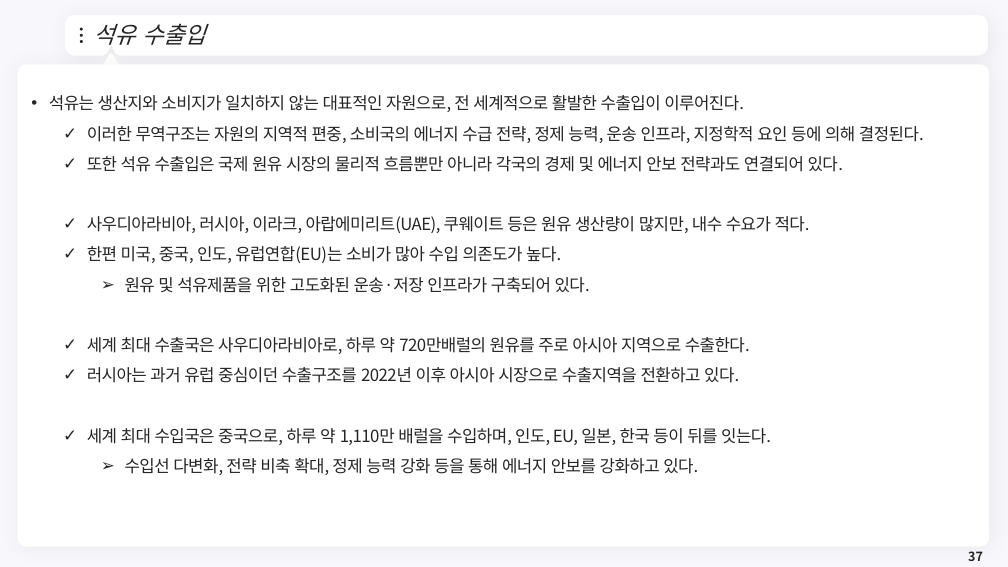
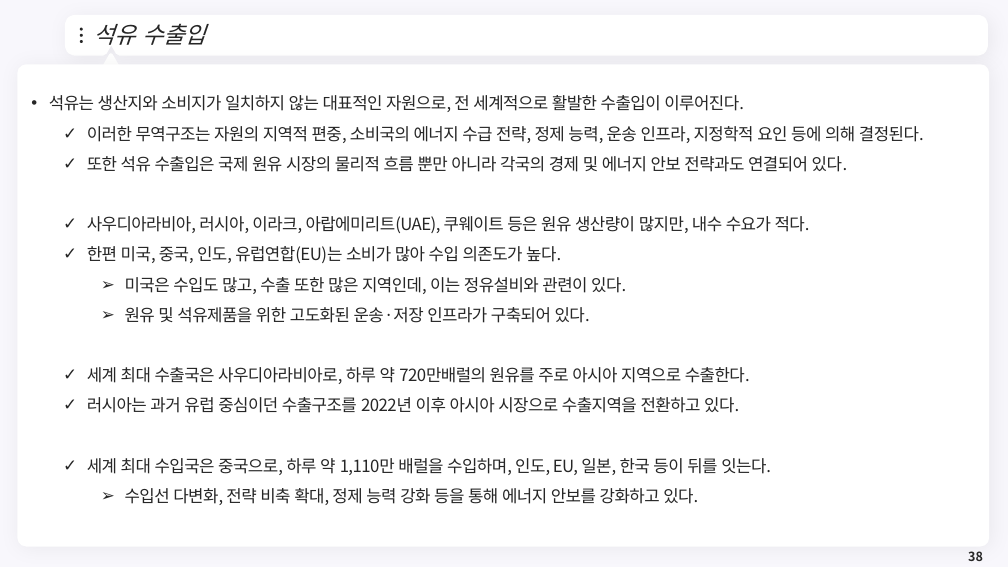
Before and after one commit to meandthey/Teaching, a slide deck: slide 38 of 에너지경제학/자원에너지경제학_Chapter_3 (석유).pptx (slide 37 before the commit). Drawn at 1008x567 pixels with LibreOffice and Linux fonts; fonts in the diff are those of the drawing; background and template pictures are left out. Boxes give left, top, right and bottom in pixels: in the first picture for what was removed or moved away, otherwise in the second. Text is boxed around its words. In the diff, an @@ line names an element or a change of style, - is before the commit and + after.

```diff
--- a/에너지경제학/자원에너지경제학_Chapter_3 (석유).pptx
+++ b/에너지경제학/자원에너지경제학_Chapter_3 (석유).pptx
@@ text at [87,156,847,172]: spaces changed @@
-  ✓ 또한 석유 수출입은 국제 원유 시장의 물리적 흐름뿐만 아니라 각국의 경제 및 에너지 안보 전략과도 연결되어 있다.
+  ✓ 또한 석유 수출입은 국제 원유 시장의 물리적 흐름 뿐만 아니라 각국의 경제 및 에너지 안보 전략과도 연결되어 있다.
@@ text at [125,277,626,294]: paragraph added @@
+    ➢ 미국은 수입도 많고, 수출 또한 많은 지역인데, 이는 정유설비와 관련이 있다.
@@ page number at [968,551,983,561]: text changed @@
-37
+38
```
Also in this commit, not shown: 1 other slide changed, 1 slide added, 2 other files.
